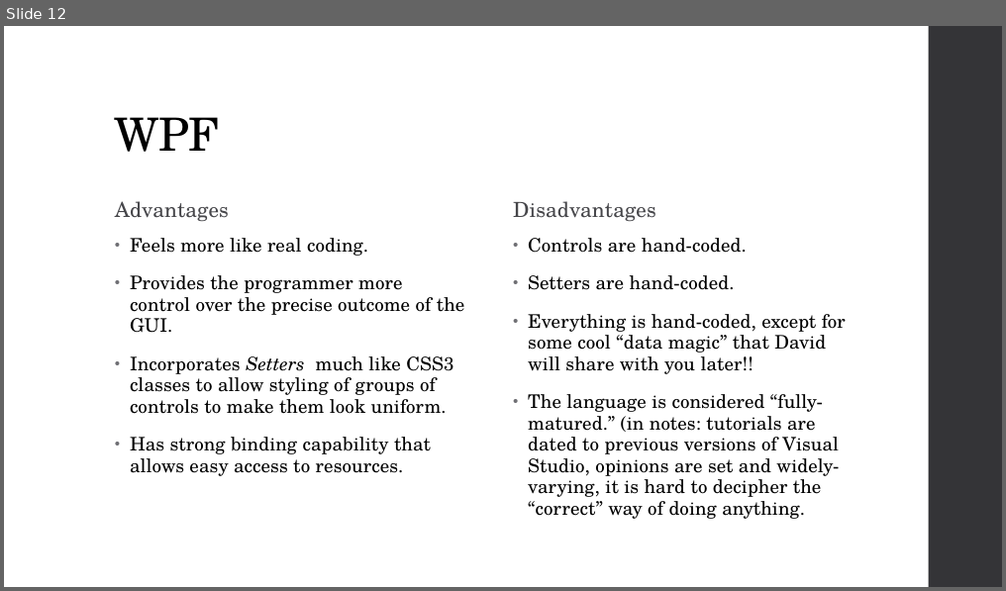
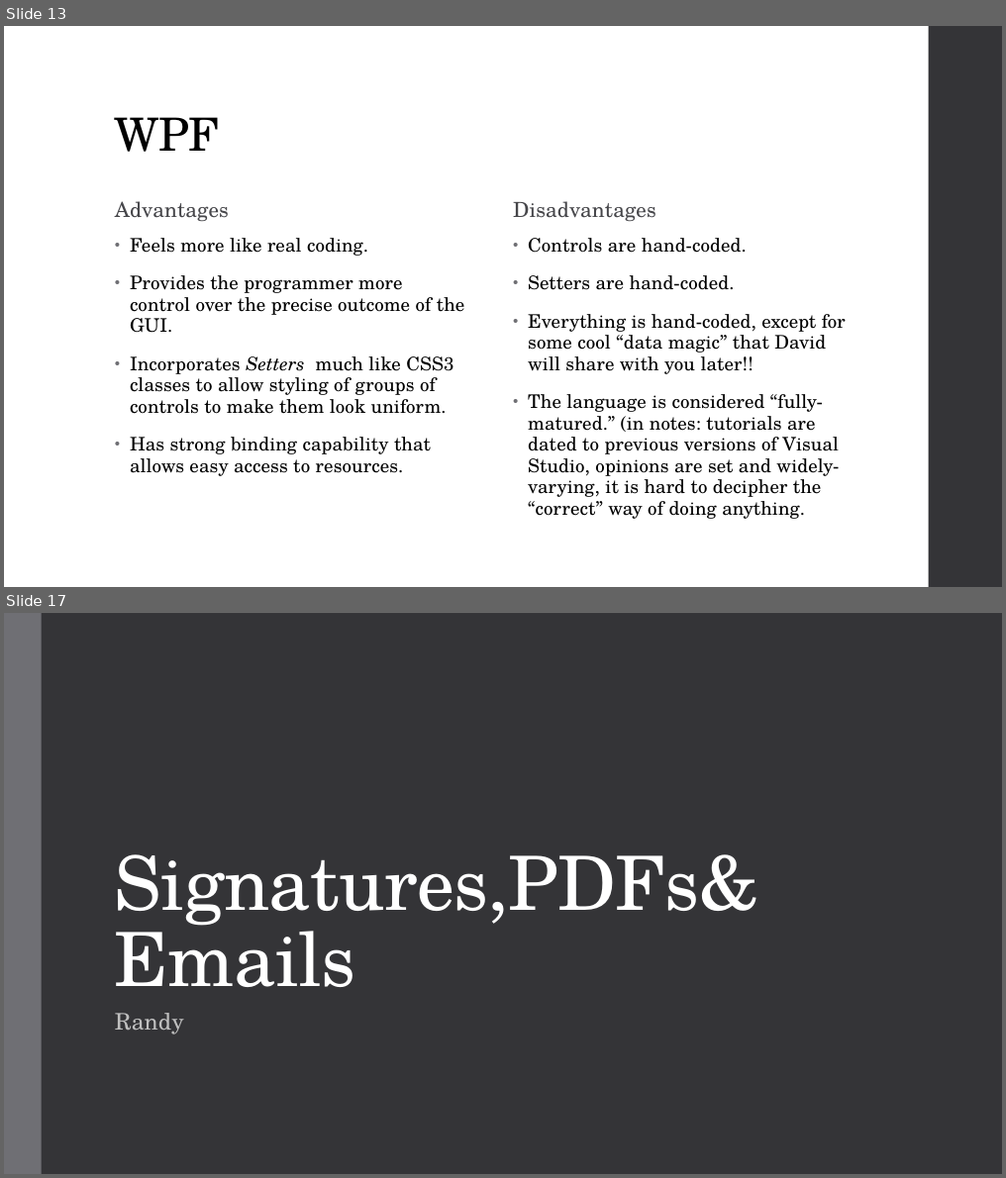
Before and after one commit to RadioSystemsPSCC/Practice, a slide deck: Admin and Documentation/Radio Systems.pptx. Shown one above the other, each under a label of ours: slide 12 before the commit, slides 13 and 17 after it; the slides between them are not shown. The pictures are 1006x591 and 1006x1178 pixels, drawn with LibreOffice and Linux fonts; fonts in the diff are those of the drawing. Boxes give left, top, right and bottom in pixels: in the first picture for what was removed or moved away, otherwise in the second. Text is boxed around its words. In the diff, an @@ line names an element or a change of style, - is before the commit and + after.

```diff
--- a/Admin and Documentation/Radio Systems.pptx
+++ b/Admin and Documentation/Radio Systems.pptx
@@ slide 17 added at (x1=4, y1=613, x2=1002, y2=1174), background #353537 @@
@@ rectangle added at (x1=4, y1=613, x2=42, y2=1174), fill #6F6F74 @@
@@ title added at (x1=115, y1=855, x2=760, y2=987), 72 pt, text #FFFFFF @@
+Signatures,PDFs& Emails
@@ subtitle added at (x1=115, y1=1013, x2=184, y2=1035), 22 pt, text #BFBFBF @@
+Randy
@@ what was slide 12 is now slide 13 @@
```
Also in this commit, not shown: 4 slides changed, 8 other slides added, 3 slides removed, 19 other files.
